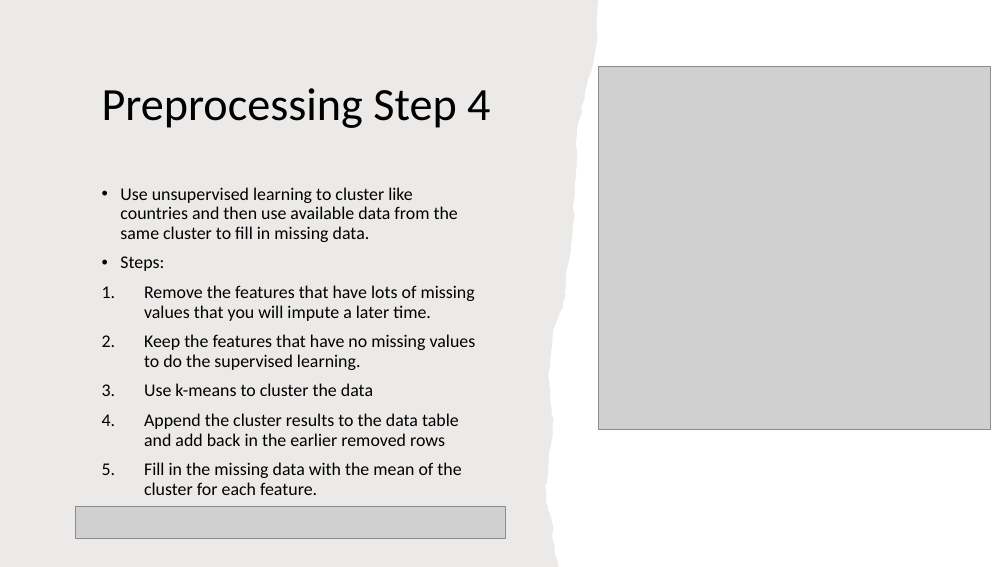
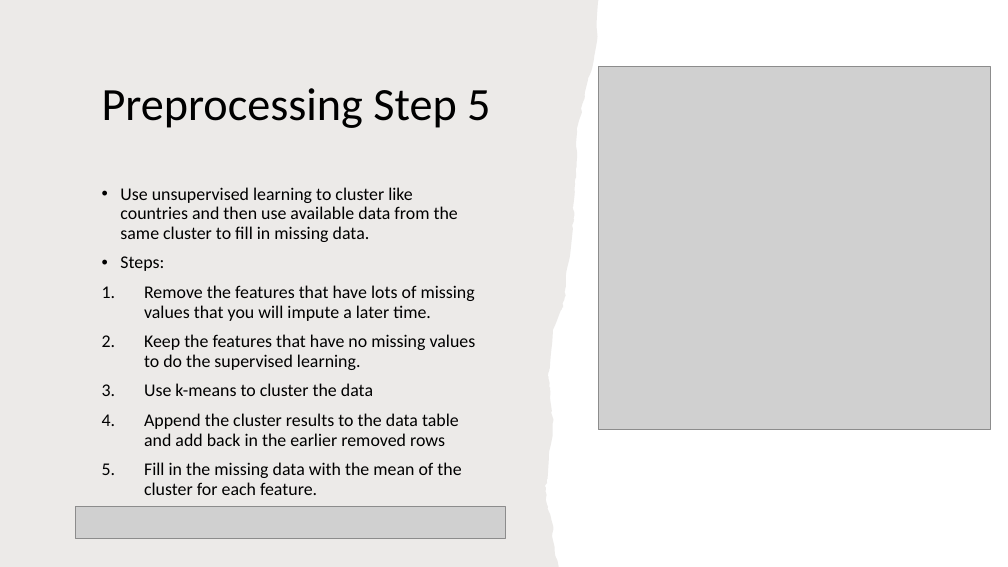
Before and after one commit to nmckinne/SustainabilityProject, a slide deck: slide 8 of SustainabilityProject_Powerpoint.pptx. Drawn at 1008x567 pixels with LibreOffice and Linux fonts; fonts in the diff are those of the drawing; grey boxes stand for pictures. Boxes give left, top, right and bottom in pixels: in the first picture for what was removed or moved away, otherwise in the second. Text is boxed around its words. In the diff, an @@ line names an element or a change of style, - is before the commit and + after.

```diff
--- a/SustainabilityProject_Powerpoint.pptx
+++ b/SustainabilityProject_Powerpoint.pptx
@@ title at box(102, 88, 490, 128): text changed @@
-Preprocessing Step 4
+Preprocessing Step 5
```
Also in this commit, not shown: 2 other slides changed.
